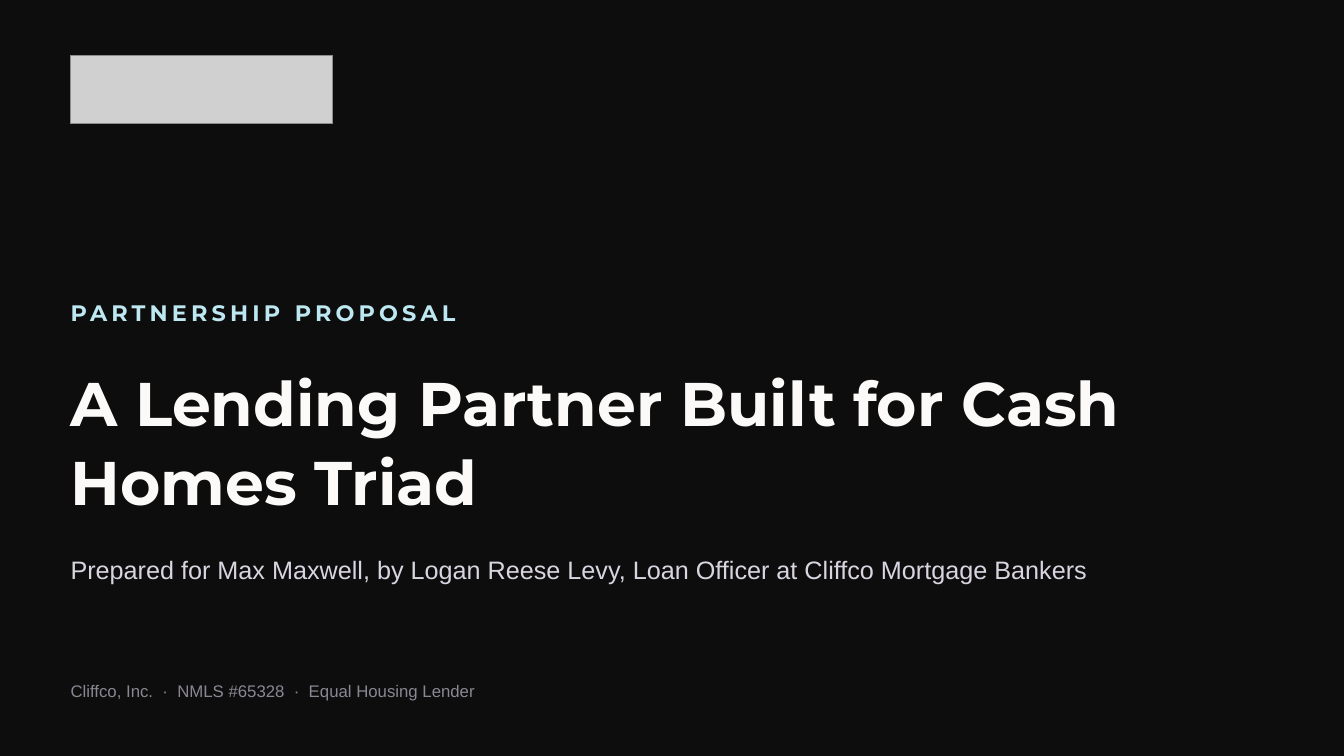
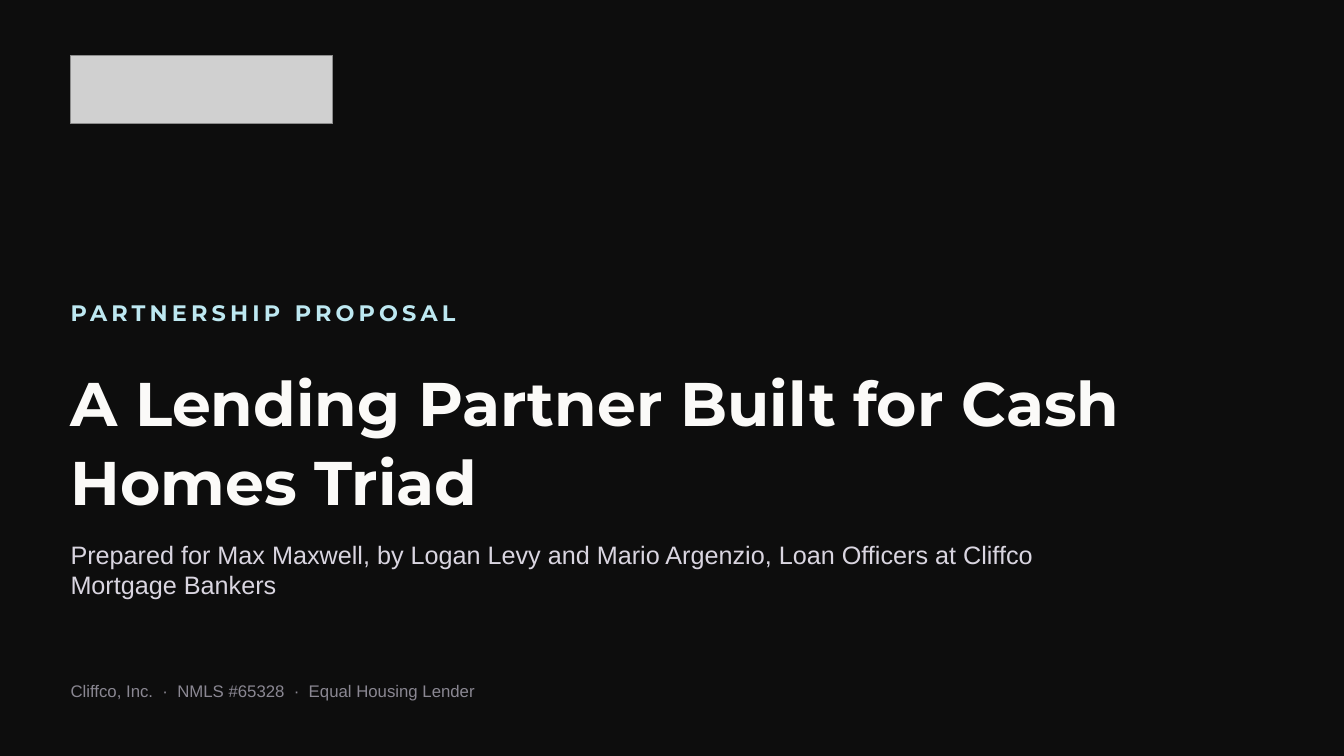
Before and after one commit to loganlevy1/STR, a slide deck: slide 1 of outreach/pitch-decks/cliffco-max-maxwell-partnership.pptx. Drawn at 1344x756 pixels with LibreOffice and Linux fonts; fonts in the diff are those of the drawing; grey boxes stand for pictures. Boxes give left, top, right and bottom in pixels: in the first picture for what was removed or moved away, otherwise in the second. Text is boxed around its words. In the diff, an @@ line names an element or a change of style, - is before the commit and + after.

```diff
--- a/outreach/pitch-decks/cliffco-max-maxwell-partnership.pptx
+++ b/outreach/pitch-decks/cliffco-max-maxwell-partnership.pptx
@@ text at box(71, 545, 1033, 600): text changed @@
-Prepared for Max Maxwell, by Logan Reese Levy, Loan Officer at Cliffco Mortgage Bankers
+Prepared for Max Maxwell, by Logan Levy and Mario Argenzio, Loan Officers at Cliffco Mortgage Bankers
```
Also in this commit, not shown: 3 other slides changed, 3 other files.
